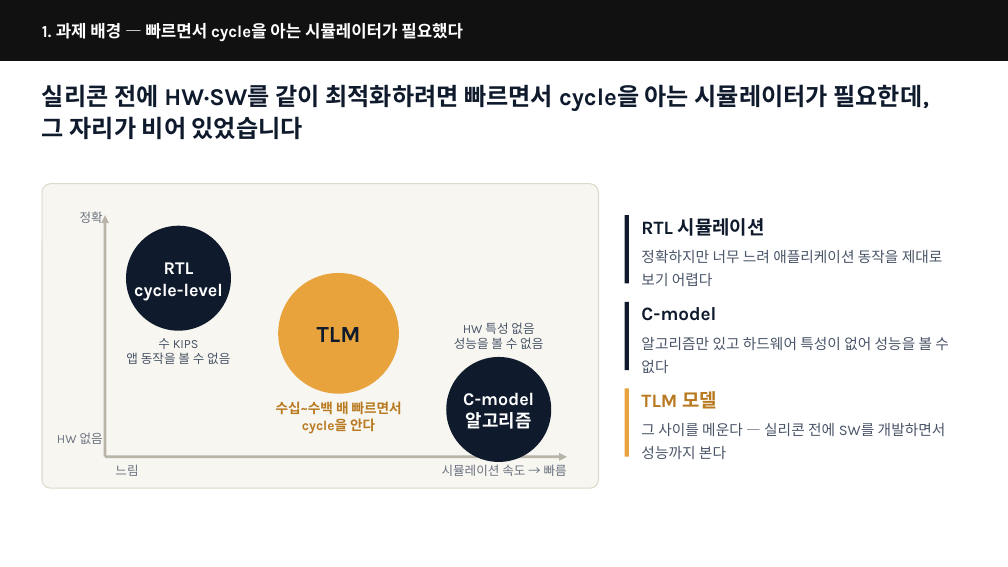
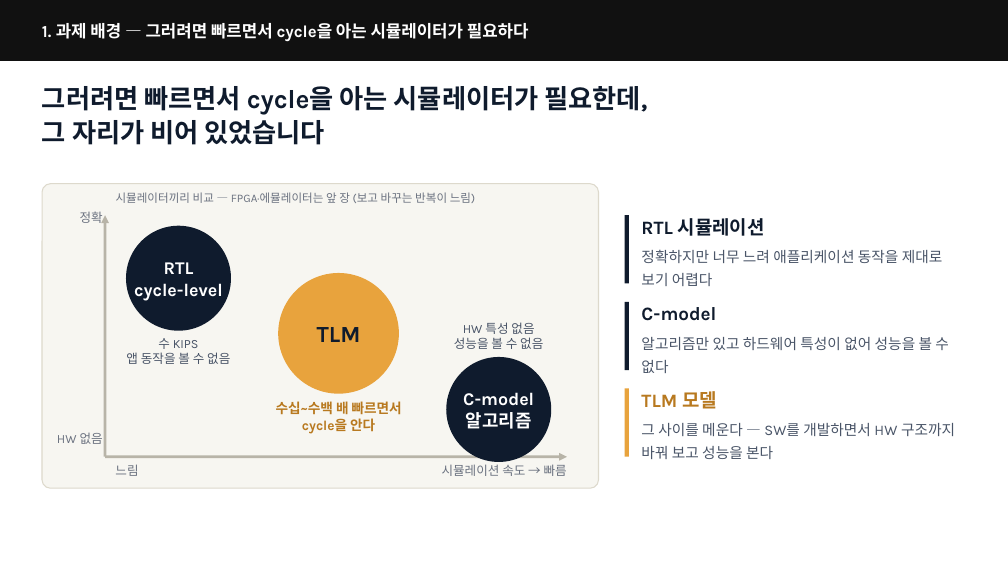
Before and after one commit to tdjung/co_opt_example, a slide deck: slide 3 of docs/presentation/deck_current_fonts.pptx (slide 2 before the commit). Drawn at 1008x567 pixels with LibreOffice and Linux fonts; fonts in the diff are those of the drawing. Boxes give left, top, right and bottom in pixels: in the first picture for what was removed or moved away, otherwise in the second. Text is boxed around its words. In the diff, an @@ line names an element or a change of style, - is before the commit and + after.

```diff
--- a/docs/presentation/deck_current_fonts.pptx
+++ b/docs/presentation/deck_current_fonts.pptx
@@ text at <box>42,23,529,42</box>: text changed @@
-1. 과제 배경 — 빠르면서 cycle을 아는 시뮬레이터가 필요했다
+1. 과제 배경 — 그러려면 빠르면서 cycle을 아는 시뮬레이터가 필요하다
@@ text at <box>42,86,647,114</box>: text changed; size 23 to 25 pt @@
-실리콘 전에 HW·SW를 같이 최적화하려면 빠르면서 cycle을 아는 시뮬레이터가 필요한데,
+그러려면 빠르면서 cycle을 아는 시뮬레이터가 필요한데,
@@ text at <box>42,120,325,145</box>: size 23 to 25 pt in "그 자리가 비어 있었습니다" @@
@@ text added at <box>116,192,476,203</box>, 11 pt, text #6B7280 @@
+시뮬레이터끼리 비교 — FPGA·에뮬레이터는 앞 장 (보고 바꾸는 반복이 느림)
@@ text at <box>641,423,955,459</box>: text changed @@
-그 사이를 메운다 — 실리콘 전에 SW를 개발하면서 성능까지 본다
+그 사이를 메운다 — SW를 개발하면서 HW 구조까지 바꿔 보고 성능을 본다
```
Also in this commit, not shown: 5 other slides changed, 1 slide added, 13 other files.
